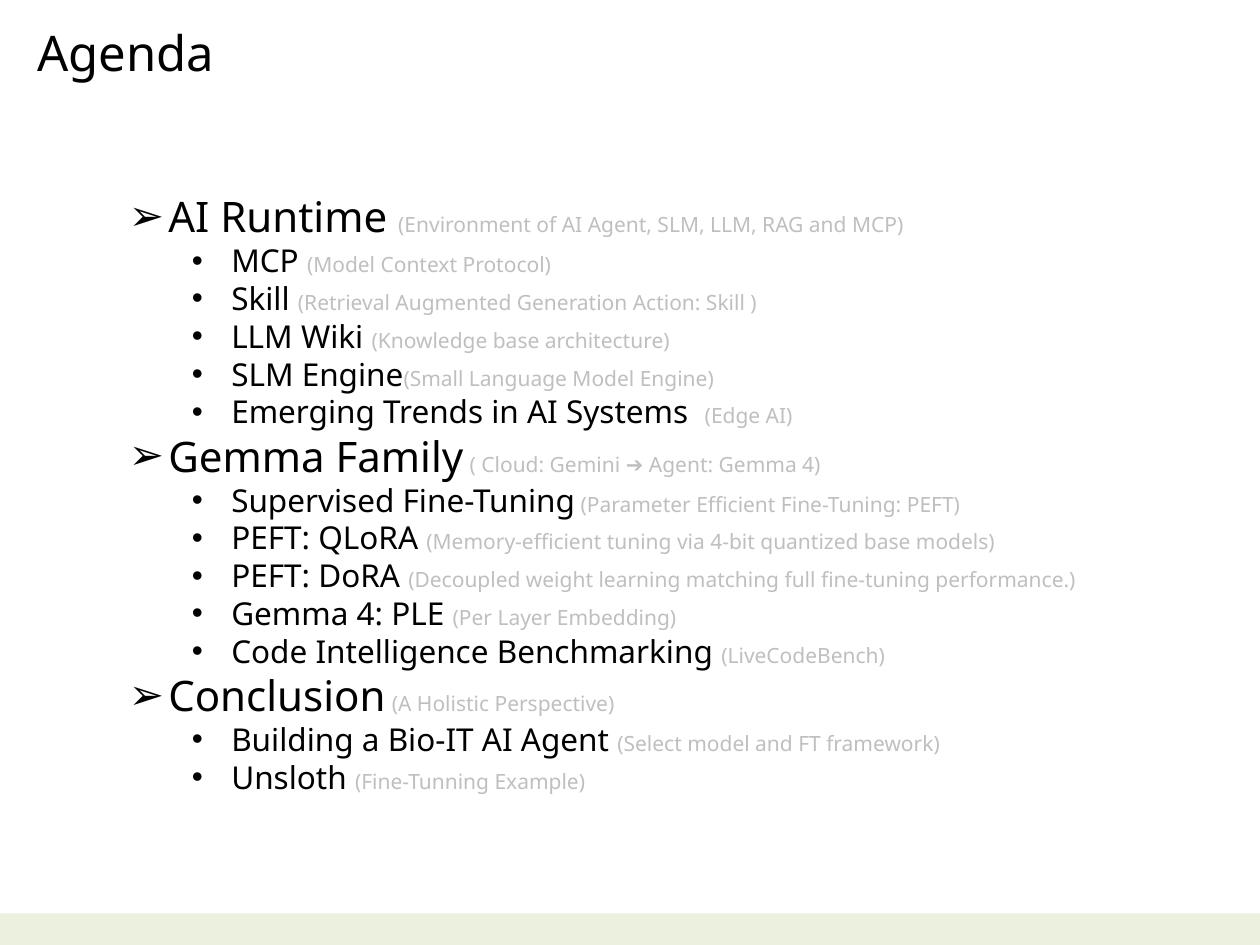
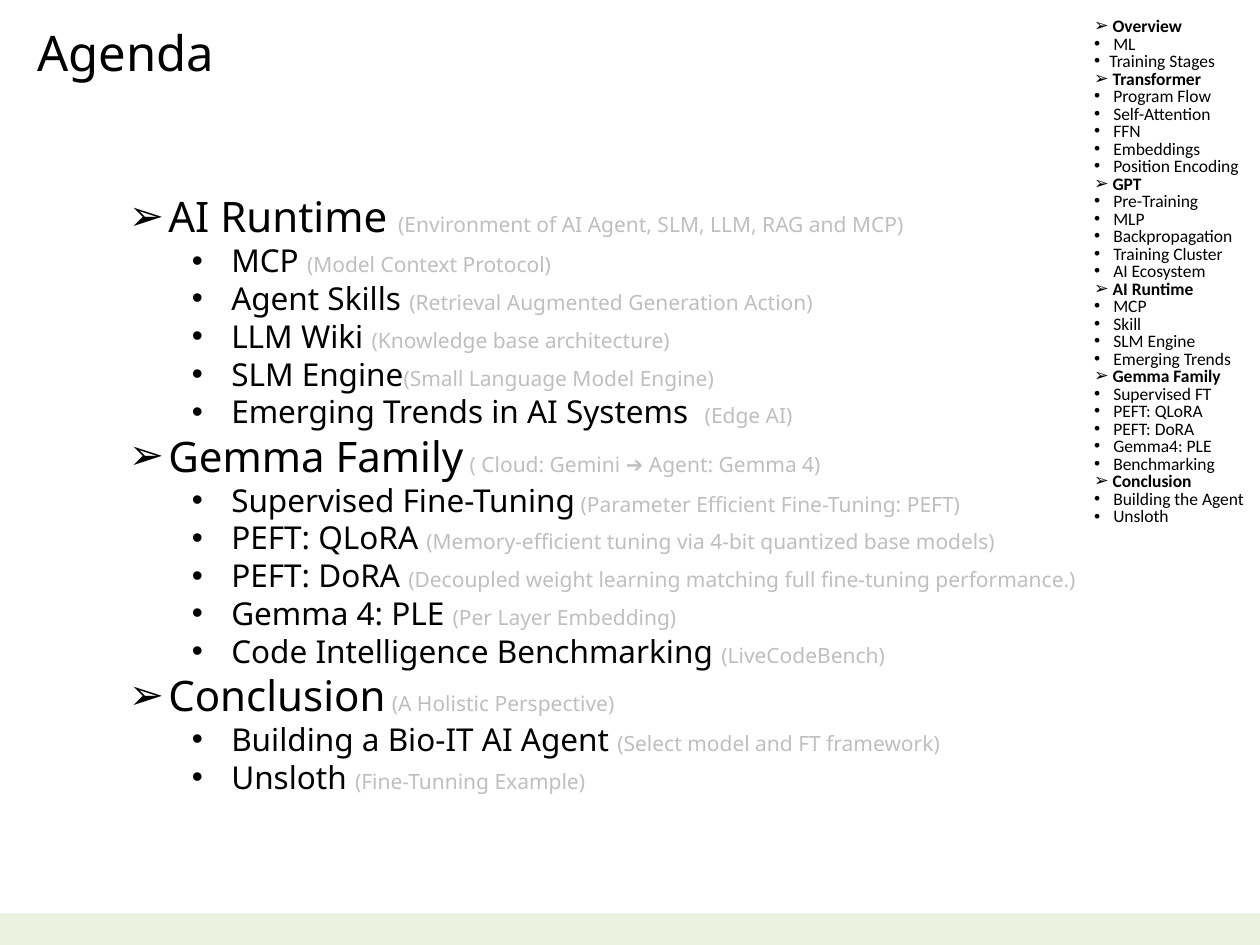
Before and after one commit to navibator/crazy-ai, a slide deck: slide 3 of ai.pptx. Drawn at 1260x945 pixels with LibreOffice and Linux fonts; fonts in the diff are those of the drawing. Boxes give left, top, right and bottom in pixels: in the first picture for what was removed or moved away, otherwise in the second. Text is boxed around its words. In the diff, an @@ line names an element or a change of style, - is before the commit and + after.

Commit message:
bio-it-agent

```diff
--- a/ai.pptx
+++ b/ai.pptx
@@ text added at (1109, 19, 1244, 522), 10 pt, text #000000 @@
+➢ Overview
+      • ML
+    • Training Stages
+➢ Transformer
+    • Program Flow
+    • Self-Attention
+    • FFN
+    • Embeddings
+    • Position Encoding
+➢ GPT
+    • Pre-Training
+    • MLP
+    • Backpropagation
+    • Training Cluster
+    • AI Ecosystem
+➢ AI Runtime
+    • MCP
+    • Skill
+    • SLM Engine
+    • Emerging Trends
+➢ Gemma Family
+    • Supervised FT
+    • PEFT: QLoRA
+    • PEFT: DoRA
+    • Gemma4: PLE
+    • Benchmarking
+➢ Conclusion
+    • Building the Agent
+    • Unsloth
@@ text at (231, 286, 812, 318): text changed @@
-  • Skill (Retrieval Augmented Generation Action: Skill )
+  • Agent Skills (Retrieval Augmented Generation Action)
```
Also in this commit, not shown: 9 other slides changed, 3 other files.
